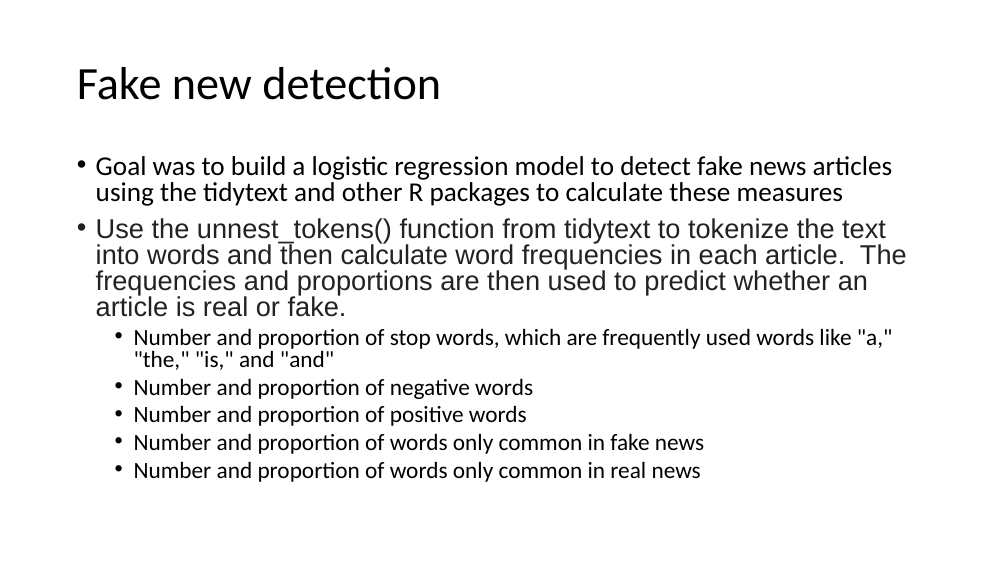
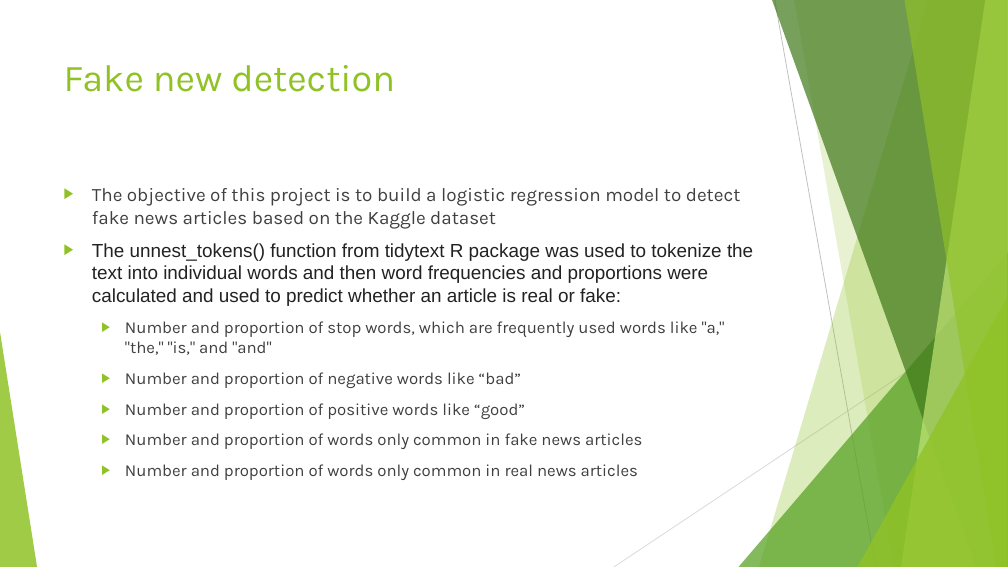
Before and after one commit to gwustudent123/csci_6221, a slide deck: slide 3 of Demo/Fake news detection with R.pptx. Drawn at 1008x567 pixels with LibreOffice and Linux fonts; fonts in the diff are those of the drawing. Boxes give left, top, right and bottom in pixels: in the first picture for what was removed or moved away, otherwise in the second. Text is boxed around its words. In the diff, an @@ line names an element or a change of style, - is before the commit and + after.

```diff
--- a/Demo/Fake news detection with R.pptx
+++ b/Demo/Fake news detection with R.pptx
@@ title "Fake new detection": place and size @@
-title "Fake new detection" at <box>77,67,441,100</box>
+title "Fake new detection" at <box>64,65,395,92</box>
@@ title "Fake new detection" at <box>64,65,395,92</box>: size 44 to 36 pt, font Calibri to Karla, text colour #000000 to #90C226; line spacing 0.9 to 1; vertical alignment middle to top @@
@@ text "The objective of this project ...": place and size @@
-text "The objective of this project ..." at <box>96,156,907,482</box>
+text "The objective of this project ..." at <box>92,188,753,480</box>
@@ text at <box>92,188,753,306</box>: text changed; size 25.9 to 18 pt @@
-• Goal was to build a logistic regression model to detect fake news articles using the tidytext and other R packages to calculate these measures
-• Use the unnest_tokens() function from tidytext to tokenize the text into words and then calculate word frequencies in each article. The frequencies and proportions are then used to predict whether an article is real or fake.
+▶ The objective of this project is to build a logistic regression model to detect fake news articles based on the Kaggle dataset
+▶ The unnest_tokens() function from tidytext R package was used to tokenize the text into individual words and then word frequencies and proportions were calculated and used to predict whether an article is real or fake:
@@ text at <box>125,321,725,355</box>: size 22.2 to 16 pt, font Calibri to Karla, text colour #000000 to #404040 in "Number and proportion of stop words, which ..."; bullet • to ▶; line spacing 0.8 to 1; more space between paragraphs @@
@@ group added at <box>0,0,1008,567</box>: 5 freeform shapes, 3 triangles, 2 lines @@
@@ text at <box>125,372,642,480</box>: text changed; size 22.2 to 16 pt; font Calibri to Karla; text colour #000000 to #404040 @@
-  • Number and proportion of negative words
-  • Number and proportion of positive words
-  • Number and proportion of words only common in fake news
-  • Number and proportion of words only common in real news
+  ▶ Number and proportion of negative words like “bad”
+  ▶ Number and proportion of positive words like “good”
+  ▶ Number and proportion of words only common in fake news articles
+  ▶ Number and proportion of words only common in real news articles
```
Also in this commit, not shown: 6 other slides changed.
